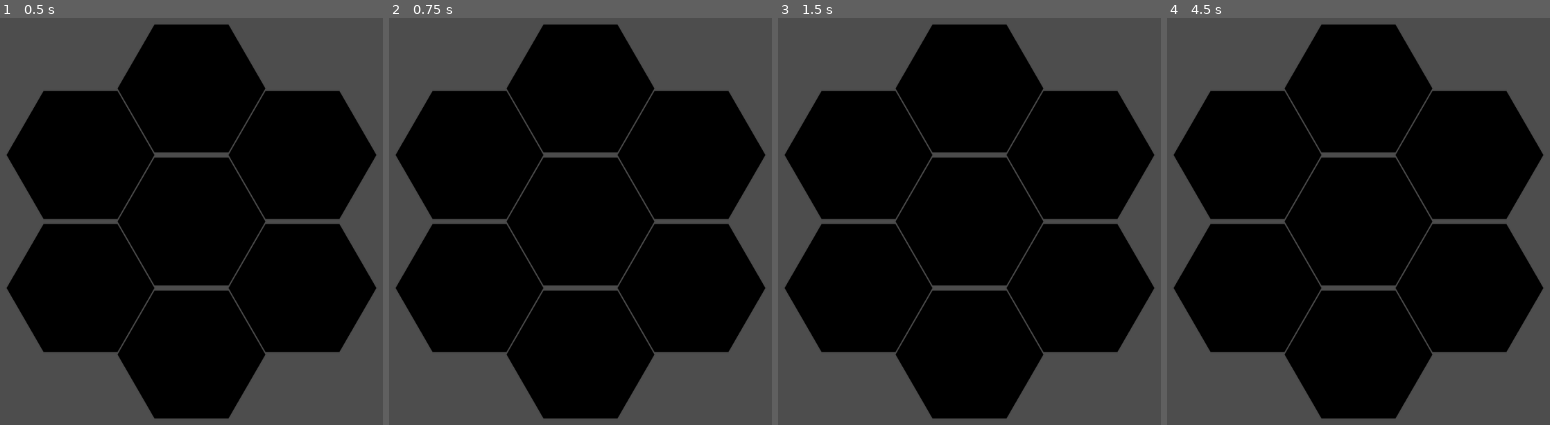
Above: before the commit, frames 1-4 (left to right).
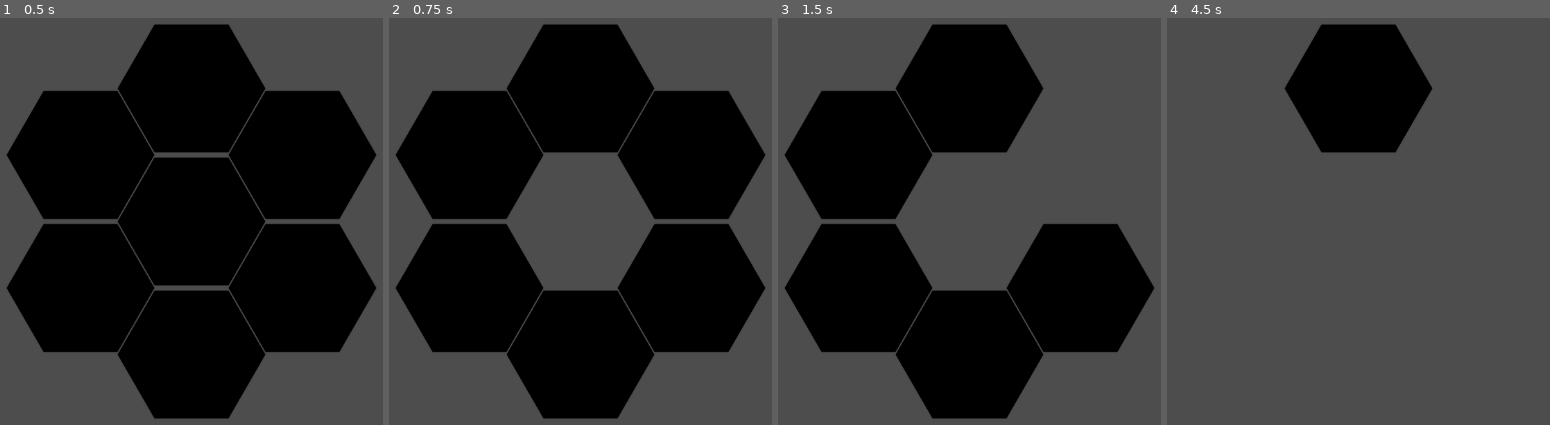
Above: after the commit, the same moments.

Repository: ima-cow/Godot-Testing
Game: Godot game, scene res://scenes/game.tscn
Same seed, same stepped clock (60 frames per second), same inputs: the game is played once before the commit and once after it.
Inputs (mouse positions are in pixels of both pictures, inside the frame that each line leads up to):
- Up to frame 1 (0.5 s): no input
- Up to frame 2 (0.75 s): tap Enter at 0.5 s; press the mouse at (580, 221) at 0.53 s
- Up to frame 3 (1.5 s): tap Space at 1.25 s; move the mouse to (1080, 156) at 1.27 s; release the mouse at (1080, 156) at 1.28 s; click (1080, 156) at 1.35 s
- Up to frame 4 (4.5 s): tap Enter at 2, 3.5 s; move the mouse to (1247, 286) at 2.02 s; press the mouse at (1247, 286) at 2.03 s; tap Space at 2.75, 4.25 s; move the mouse to (1358, 355) at 2.77 s; release the mouse at (1358, 355) at 2.78 s; click (1358, 355) at 2.85 s; move the mouse to (1469, 286) at 3.52 s; press the mouse at (1469, 286) at 3.53 s; move the mouse to (1247, 156) at 4.27 s; release the mouse at (1247, 156) at 4.28 s; click (1247, 156) at 4.35 s

Frame 1 is identical in both runs. In frame 2, 9.2% of the frame differs, in the area x 30-70%, y 34-66%; in frame 3, 18%; in frame 4, 55%, in the area x 1-99%, y 17-99%.
Error before the commit: Invalid access to property or key 'name' on a base object of type 'InputEventMouseButton'. (res://scripts/hex_grid.gd:10)

Commit message:
added clicking on hexs

Diff:
--- a/scripts/hex_grid.gd
+++ b/scripts/hex_grid.gd
@@ -7,19 +7,15 @@
 		hex.input_event.connect(_on_hex_input_event)
 
 func _on_hex_input_event(viewport, event, shape_idx):
-	print(event.name)
 	if event.is_action_pressed("click"):
 		print("click")
-		var sprite = Sprite2D.new()
-		sprite.texture = redHex
-
-		add_child(sprite)
+		locate_nearest_hex().queue_free()
 	else:
 		print("hover")
 
 func locate_nearest_hex():
-	var closest_hex_distance = float('inf')
+	var closest_hex = get_child(0)
 	for hex in get_children():
-		var distance_to_hex = get_global_mouse_position().distance_squared_to(hex.global_position)
-		if distance_to_hex < closest_hex_distance:
-			closest_hex_distance = distance_to_hex
+		if get_global_mouse_position().distance_squared_to(hex.global_position) < get_global_mouse_position().distance_squared_to(closest_hex.global_position):
+			closest_hex = hex
+	return closest_hex
